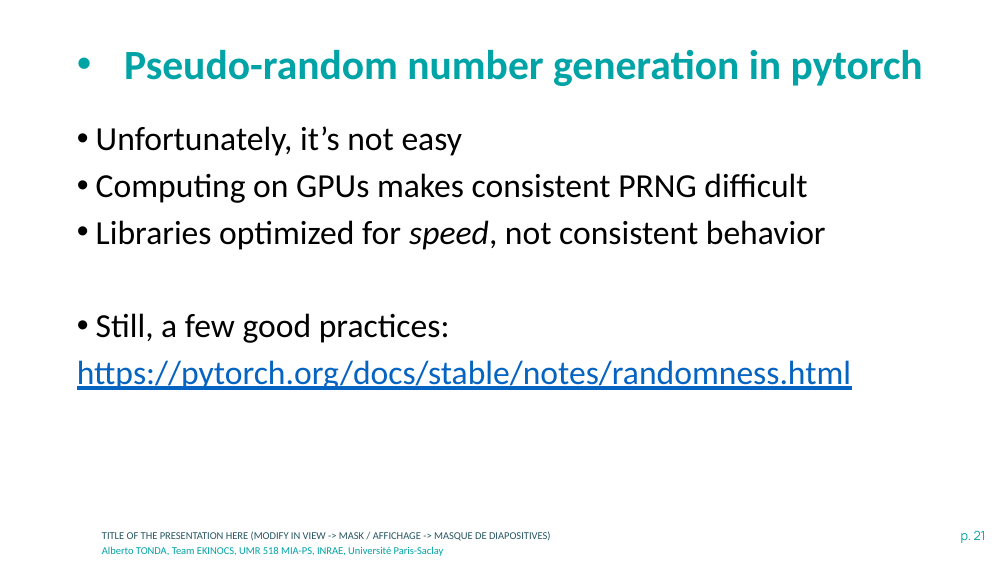
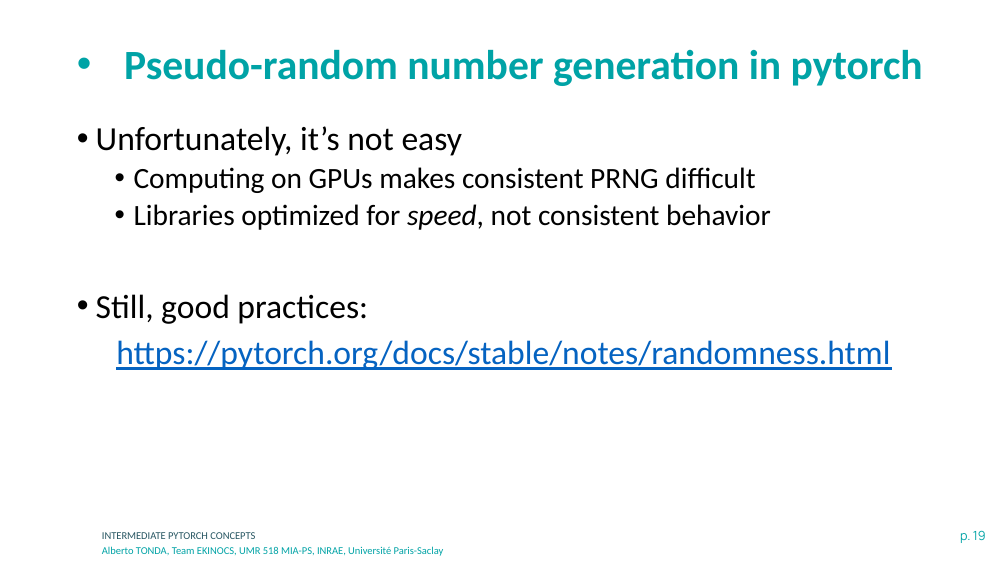
Before and after one commit to albertotonda/teaching, a slide deck: slide 19 of deep-learning-in-practice-with-pytorch/1-intermediate-pytorch.pptx (slide 21 before the commit). Drawn at 1008x567 pixels with LibreOffice and Linux fonts; fonts in the diff are those of the drawing; background and template pictures are left out. Boxes give left, top, right and bottom in pixels: in the first picture for what was removed or moved away, otherwise in the second. Text is boxed around its words. In the diff, an @@ line names an element or a change of style, - is before the commit and + after.

```diff
--- a/deep-learning-in-practice-with-pytorch/1-intermediate-pytorch.pptx
+++ b/deep-learning-in-practice-with-pytorch/1-intermediate-pytorch.pptx
@@ text at <box>116,167,890,370</box>: size 32 to 28 pt in "Computing on GPUs makes consistent PRNG difficult", "Libraries optimized for speed, not consistent behavior"; list level 1 to 2 in "Computing on GPUs makes consistent ..."; list level 1 to 2 in "Libraries optimized for speed, not ..."; alignment left to centre @@
@@ text at <box>96,294,368,324</box>: text changed @@
-• Still, a few good practices:
+• Still, good practices:
@@ text at <box>102,532,255,539</box>: text changed @@
-TITLE OF THE PRESENTATION HERE (MODIFY IN VIEW -> MASK / AFFICHAGE -> MASQUE DE DIAPOSITIVES)
+INTERMEDIATE PYTORCH CONCEPTS
@@ page number at <box>960,530,986,543</box>: text changed @@
-p. 21
+p. 19
```
Also in this commit, not shown: 3 other slides changed, 18 slides added, 17 slides removed, 7 other files.
